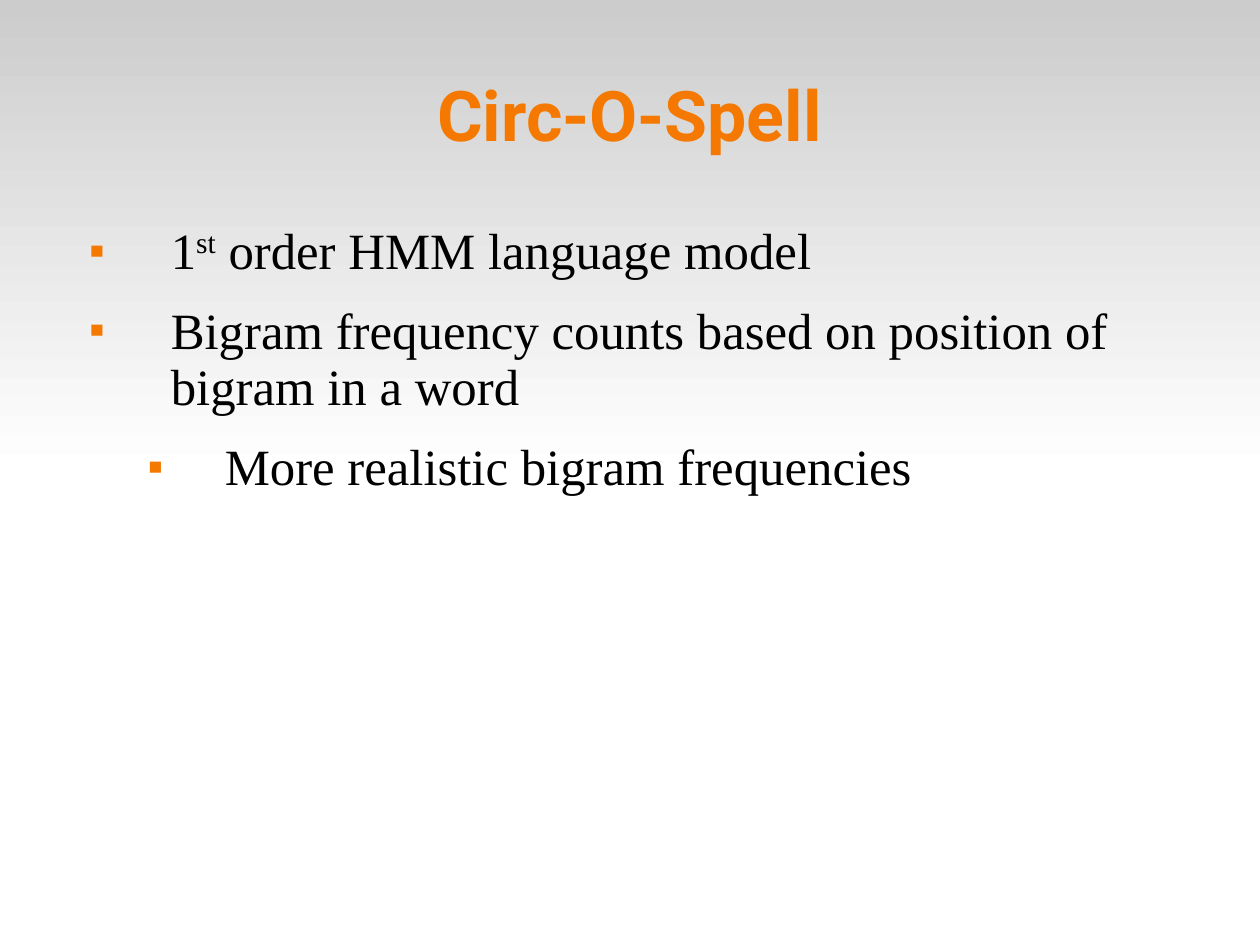
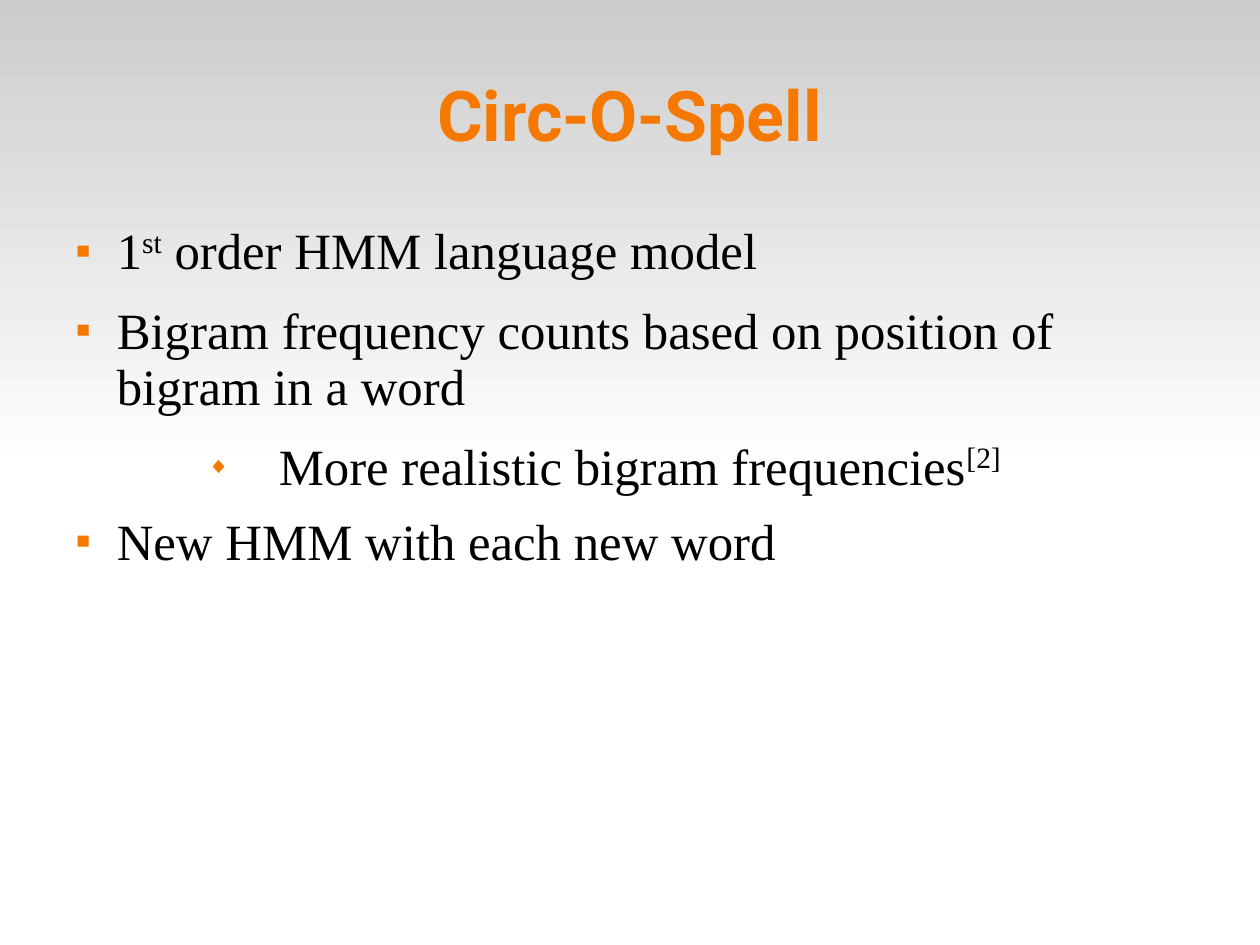
Before and after one commit to abdullah38rcc/BCI-Virtual-Keyboard, a slide deck: slide 2 of circlespell/docs/circlespell.ppt. Drawn at 1260x945 pixels with LibreOffice and Linux fonts; fonts in the diff are those of the drawing. Boxes give left, top, right and bottom in pixels: in the first picture for what was removed or moved away, otherwise in the second. Text is boxed around its words. In the diff, an @@ line names an element or a change of style, - is before the commit and + after.

```diff
--- a/circlespell/docs/circlespell.ppt
+++ b/circlespell/docs/circlespell.ppt
@@ text at box(117, 233, 1053, 416): indent changed @@
@@ text at box(117, 447, 1000, 561): text changed @@
-  ■ More realistic bigram frequencies
+  ◆ More realistic bigram frequencies[2]
+■ New HMM with each new word
```
Also in this commit, not shown: 1 other slide changed.
